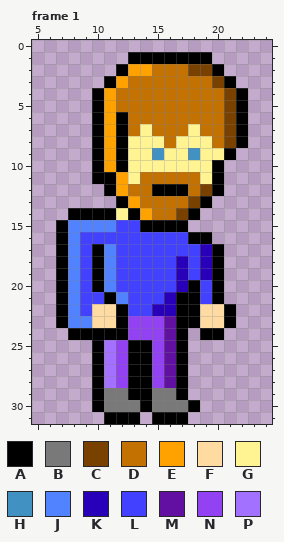
Pixel-art file, stored at Assets/AndromedaLabs/Aseprites/player-1.aseprite. The picture above was drawn from the file before the commit.
32x32 pixels, 11 frames. Shown: frame 1: x 5..24, y 0..31. The commit also changed other frames, which this record leaves out.
Palette (. is transparent): A #000000  B #797979  C #794100  D #c37100  E #ffa200  F #ffdba2  G #fff392  H #4192c3  J #5182ff  K #2800ba  L #4141ff  M #6110a2  N #9241f3  P #a271ff
Pixels before, frame 1, first column x 7:
 1 ......AAAAAAA...
 2 .....AEEDDDCCA..
 3 ....AEDDDDDDDCA.
 4 ...AEDDDDDDDDDCA
 5 ...AEDDDDDDDDDCA
 6 ...AEADDDDDDDDCA
 7 ...AEADGDDDGDDCA
 8 ...AEAGGGDGGGDCA
 9 ...AEAGGHGGHGGA.
10 ...AEAGGGGGGGA..
11 ...AAEGDDDDDGA..
12 ....AEDDAAADCA..
13 .....AEDDDDCA...
14 .AAAAGAEDDCA....
15 AJJJJLLAAAA.....
16 AJLLLLLLLLLAA...
17 AJLAJLLLLLLLKA..
18 AJLAJLLLLLKLKA..
19 AJLAJLLLLLKLKA..
20 AJLAJLLLLLKALA..
21 AJLLAJLLLKAALA..
22 AJLFFALLKKAAFFA.
23 AJJFFANNNMAAFFA.
24 .AAAAANNNMA.AA..
25 ...APNAANMA.....
26 ...APNAANMA.....
27 ...APNAANMA.....
28 ...APNAANMA.....
29 ...ABBAABBA.....
30 ...ABBBABBBA....
31 ....AAA.AAA.....
And afterwards:
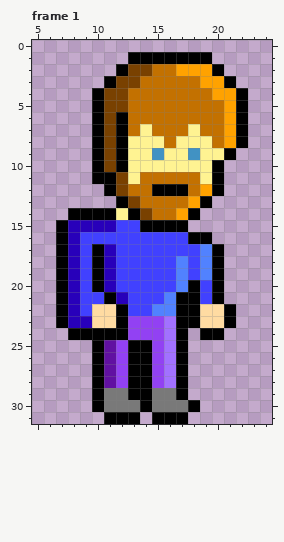
What changed:
layer "idle" now hidden
layer "camp" added
Frame 1, layer "camp":
Colour C replaces colour D in row 3 at x 13; in rows 4 to 5 at x 12.
Colour C replaces colour E in row 2 at x 13 to 14; in row 3 at x 12; in rows 4 to 10 at x 11; in rows 11 to 12 at x 12; in row 13 at x 13; in row 14 at x 14.
Colour E replaces colour C in row 2 at x 18 to 19; in row 3 at x 20; in rows 4 to 8 at x 21; in row 12 at x 19; in row 13 at x 18; in row 14 at x 17.
Colour E replaces colour D in row 2 at x 17; in row 3 at x 19; in row 4 at x 20.
Colour J replaces colour K in row 17 at x 19; in rows 18 to 19 at x 17 and 19; in row 20 at x 17; in row 21 at x 16; in row 22 at x 15 to 16.
Colour K replaces colour J in row 15 at x 8 to 11; in row 16 at x 8; in rows 17 to 20 at x 8 and 11; in row 21 at x 8 and 12; in row 22 at x 8; in row 23 at x 8 to 9.
Colour M replaces colour P in rows 25 to 28 at x 11.
Colour P replaces colour M in rows 23 to 28 at x 16.
